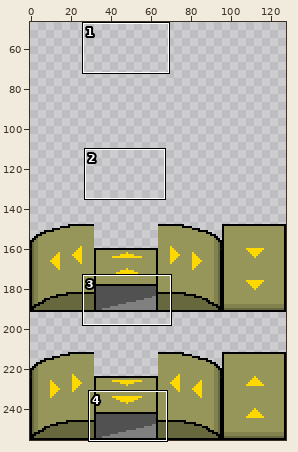
Sprite sheet: img/underbelt.png. Above: a wide view before the commit, with the close-up outlined.
Close-up. Before the commit:
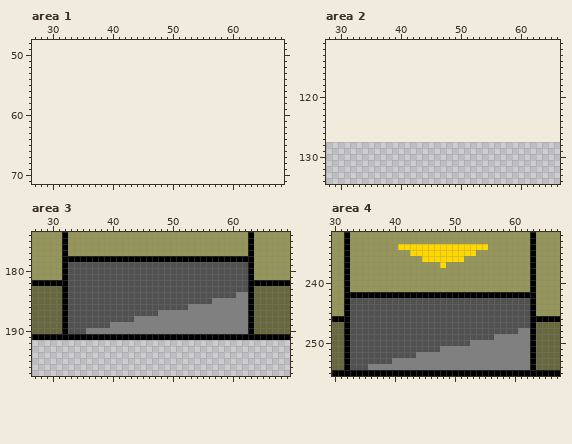
The file is 128x128 pixels. Colours within 5 levels of each other are drawn and written as one. Shown: area 1: x 27..68, y 48..71; area 2: x 28..66, y 111..134; area 3: x 27..69, y 174..197; area 4: x 30..67, y 232..255. The old version is drawn lined up with the new one, on the new canvas. The wide view leaves out empty margins.
New version:
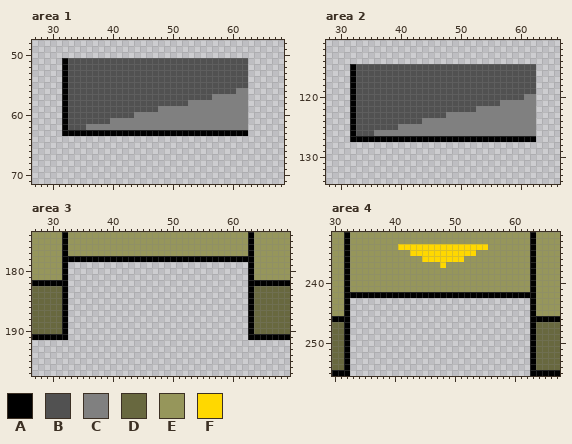
Palette (. is transparent): A #000000  B #515151  C #808080  D #68683f  E #96965b  F #ffd800
Author's note on the commit: Use multiple levels to make rendering order correct for undergdound belt
Difference:
canvas 128x128 -> 128x256, the old top-left corner now at 0,128
--- area 1
@@ x 27..68 @@
 50 ..........................................
-51 ..........................................
-52 ..........................................
-53 ..........................................
-54 ..........................................
-55 ..........................................
-56 ..........................................
-57 ..........................................
-58 ..........................................
-59 ..........................................
-60 ..........................................
-61 ..........................................
-62 ..........................................
-63 ..........................................
+51 .....ABBBBBBBBBBBBBBBBBBBBBBBBBBBBBB......
+52 .....ABBBBBBBBBBBBBBBBBBBBBBBBBBBBBB......
+53 .....ABBBBBBBBBBBBBBBBBBBBBBBBBBBBBB......
+54 .....ABBBBBBBBBBBBBBBBBBBBBBBBBBBBBB......
+55 .....ABBBBBBBBBBBBBBBBBBBBBBBBBBBBBB......
+56 .....ABBBBBBBBBBBBBBBBBBBBBBBBBBBBCC......
+57 .....ABBBBBBBBBBBBBBBBBBBBBBBBCCCCCC......
+58 .....ABBBBBBBBBBBBBBBBBBBBCCCCCCCCCC......
+59 .....ABBBBBBBBBBBBBBBCCCCCCCCCCCCCCC......
+60 .....ABBBBBBBBBBBCCCCCCCCCCCCCCCCCCC......
+61 .....ABBBBBBBCCCCCCCCCCCCCCCCCCCCCCC......
+62 .....ABBBCCCCCCCCCCCCCCCCCCCCCCCCCCC......
+63 .....AAAAAAAAAAAAAAAAAAAAAAAAAAAAAAA......
 64 ..........................................
--- area 2
@@ x 28..66 @@
 114 .......................................
-115 .......................................
-116 .......................................
-117 .......................................
-118 .......................................
-119 .......................................
-120 .......................................
-121 .......................................
-122 .......................................
-123 .......................................
-124 .......................................
-125 .......................................
-126 .......................................
-127 .......................................
+115 ....ABBBBBBBBBBBBBBBBBBBBBBBBBBBBBB....
+116 ....ABBBBBBBBBBBBBBBBBBBBBBBBBBBBBB....
+117 ....ABBBBBBBBBBBBBBBBBBBBBBBBBBBBBB....
+118 ....ABBBBBBBBBBBBBBBBBBBBBBBBBBBBBB....
+119 ....ABBBBBBBBBBBBBBBBBBBBBBBBBBBBBB....
+120 ....ABBBBBBBBBBBBBBBBBBBBBBBBBBBBCC....
+121 ....ABBBBBBBBBBBBBBBBBBBBBBBBCCCCCC....
+122 ....ABBBBBBBBBBBBBBBBBBBBCCCCCCCCCC....
+123 ....ABBBBBBBBBBBBBBBCCCCCCCCCCCCCCC....
+124 ....ABBBBBBBBBBBCCCCCCCCCCCCCCCCCCC....
+125 ....ABBBBBBBCCCCCCCCCCCCCCCCCCCCCCC....
+126 ....ABBBCCCCCCCCCCCCCCCCCCCCCCCCCCC....
+127 ....AAAAAAAAAAAAAAAAAAAAAAAAAAAAAAA....
 128 .......................................
--- area 3
@@ x 27..69 @@
 178 EEEEEAAAAAAAAAAAAAAAAAAAAAAAAAAAAAAAAEEEEEE
-179 EEEEEABBBBBBBBBBBBBBBBBBBBBBBBBBBBBBAEEEEEE
-180 EEEEEABBBBBBBBBBBBBBBBBBBBBBBBBBBBBBAEEEEEE
-181 EEEEEABBBBBBBBBBBBBBBBBBBBBBBBBBBBBBAEEEEEE
-182 AAAAAABBBBBBBBBBBBBBBBBBBBBBBBBBBBBBAAAAAAA
-183 DDDDDABBBBBBBBBBBBBBBBBBBBBBBBBBBBBBADDDDDD
-184 DDDDDABBBBBBBBBBBBBBBBBBBBBBBBBBBBCCADDDDDD
-185 DDDDDABBBBBBBBBBBBBBBBBBBBBBBBCCCCCCADDDDDD
-186 DDDDDABBBBBBBBBBBBBBBBBBBBCCCCCCCCCCADDDDDD
-187 DDDDDABBBBBBBBBBBBBBBCCCCCCCCCCCCCCCADDDDDD
-188 DDDDDABBBBBBBBBBBCCCCCCCCCCCCCCCCCCCADDDDDD
-189 DDDDDABBBBBBBCCCCCCCCCCCCCCCCCCCCCCCADDDDDD
-190 DDDDDABBBCCCCCCCCCCCCCCCCCCCCCCCCCCCADDDDDD
-191 AAAAAAAAAAAAAAAAAAAAAAAAAAAAAAAAAAAAAAAAAAA
+179 EEEEEA..............................AEEEEEE
+180 EEEEEA..............................AEEEEEE
+181 EEEEEA..............................AEEEEEE
+182 AAAAAA..............................AAAAAAA
+183 DDDDDA..............................ADDDDDD
+184 DDDDDA..............................ADDDDDD
+185 DDDDDA..............................ADDDDDD
+186 DDDDDA..............................ADDDDDD
+187 DDDDDA..............................ADDDDDD
+188 DDDDDA..............................ADDDDDD
+189 DDDDDA..............................ADDDDDD
+190 DDDDDA..............................ADDDDDD
+191 AAAAAA..............................AAAAAAA
 192 ...........................................
--- area 4
@@ x 30..67 @@
 242 EEAAAAAAAAAAAAAAAAAAAAAAAAAAAAAAAAEEEE
-243 EEABBBBBBBBBBBBBBBBBBBBBBBBBBBBBBAEEEE
-244 EEABBBBBBBBBBBBBBBBBBBBBBBBBBBBBBAEEEE
-245 EEABBBBBBBBBBBBBBBBBBBBBBBBBBBBBBAEEEE
-246 AAABBBBBBBBBBBBBBBBBBBBBBBBBBBBBBAAAAA
-247 DDABBBBBBBBBBBBBBBBBBBBBBBBBBBBBBADDDD
-248 DDABBBBBBBBBBBBBBBBBBBBBBBBBBBBCCADDDD
-249 DDABBBBBBBBBBBBBBBBBBBBBBBBCCCCCCADDDD
-250 DDABBBBBBBBBBBBBBBBBBBBCCCCCCCCCCADDDD
-251 DDABBBBBBBBBBBBBBBCCCCCCCCCCCCCCCADDDD
-252 DDABBBBBBBBBBBCCCCCCCCCCCCCCCCCCCADDDD
-253 DDABBBBBBBCCCCCCCCCCCCCCCCCCCCCCCADDDD
-254 DDABBBCCCCCCCCCCCCCCCCCCCCCCCCCCCADDDD
-255 AAAAAAAAAAAAAAAAAAAAAAAAAAAAAAAAAAAAAA
+243 EEA..............................AEEEE
+244 EEA..............................AEEEE
+245 EEA..............................AEEEE
+246 AAA..............................AAAAA
+247 DDA..............................ADDDD
+248 DDA..............................ADDDD
+249 DDA..............................ADDDD
+250 DDA..............................ADDDD
+251 DDA..............................ADDDD
+252 DDA..............................ADDDD
+253 DDA..............................ADDDD
+254 DDA..............................ADDDD
+255 AAA..............................AAAAA
Pixel boxes of the changes (left, top, right, bottom) in both close-ups:
added: (62, 58, 248, 136)
added: (350, 64, 536, 142)
erased: (68, 262, 248, 340)
erased: (350, 298, 530, 376)
